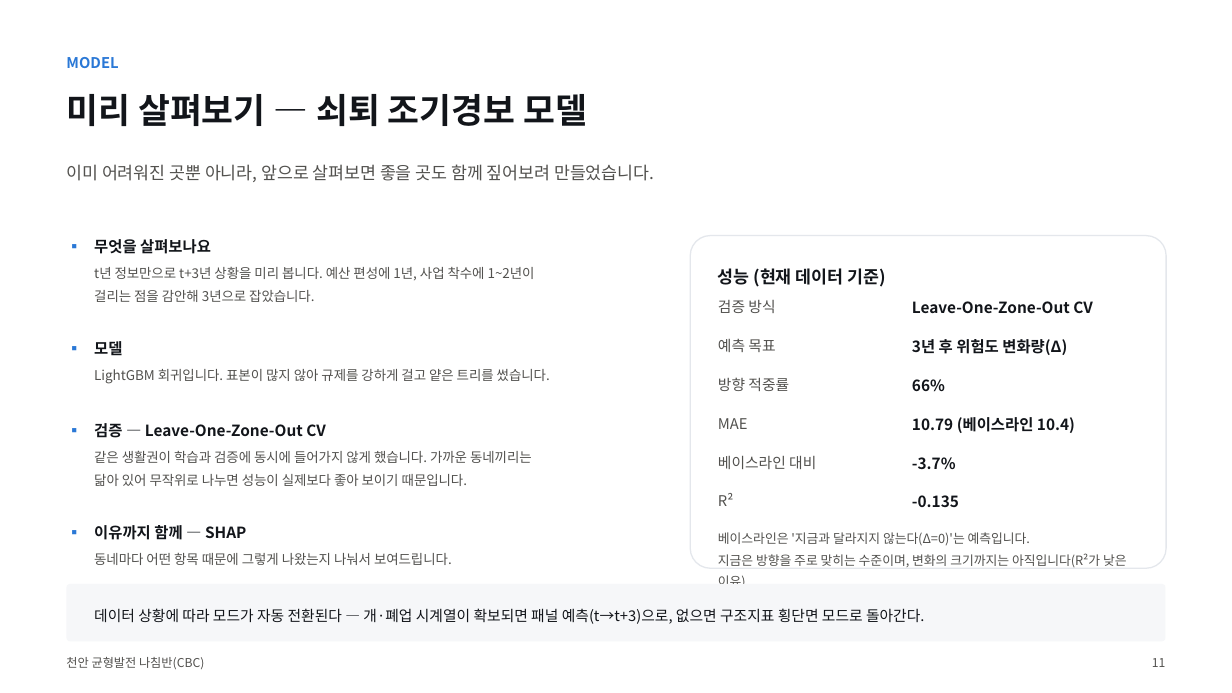
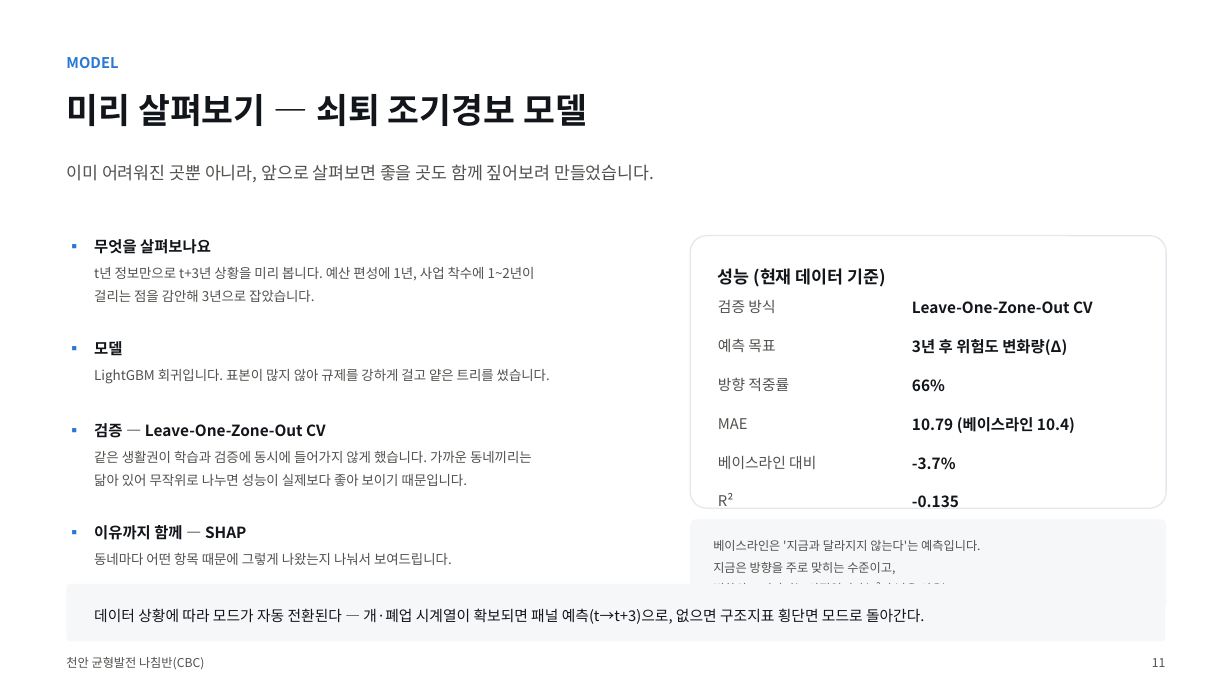
Before and after one commit to BioCode67/2026-AI-, a slide deck: slide 12 of deliverables/기획서_천안균형발전나침반_CBC.pptx. Drawn at 1232x693 pixels with LibreOffice and Linux fonts; fonts in the diff are those of the drawing. Boxes give left, top, right and bottom in pixels: in the first picture for what was removed or moved away, otherwise in the second. Text is boxed around its words. In the diff, an @@ line names an element or a change of style, - is before the commit and + after.

```diff
--- a/deliverables/기획서_천안균형발전나침반_CBC.pptx
+++ b/deliverables/기획서_천안균형발전나침반_CBC.pptx
@@ rounded rectangle: place and size @@
-rounded rectangle at box(690, 236, 1166, 568)
+rounded rectangle at box(690, 236, 1166, 508)
@@ rounded rectangle added at box(690, 519, 1166, 608), fill #F6F7F9 @@
@@ text at box(713, 540, 980, 584): text changed; size 10 to 9.5 pt @@
-베이스라인은 '지금과 달라지지 않는다(Δ=0)'는 예측입니다.
-지금은 방향을 주로 맞히는 수준이며, 변화의 크기까지는 아직입니다(R²가 낮은 이유).
+베이스라인은 '지금과 달라지지 않는다'는 예측입니다.
+지금은 방향을 주로 맞히는 수준이고,
+변화의 크기까지는 아직입니다(R²가 낮은 이유).
```
Also in this commit, not shown: 12 other slides changed, 1 slide added, 4 other files.
